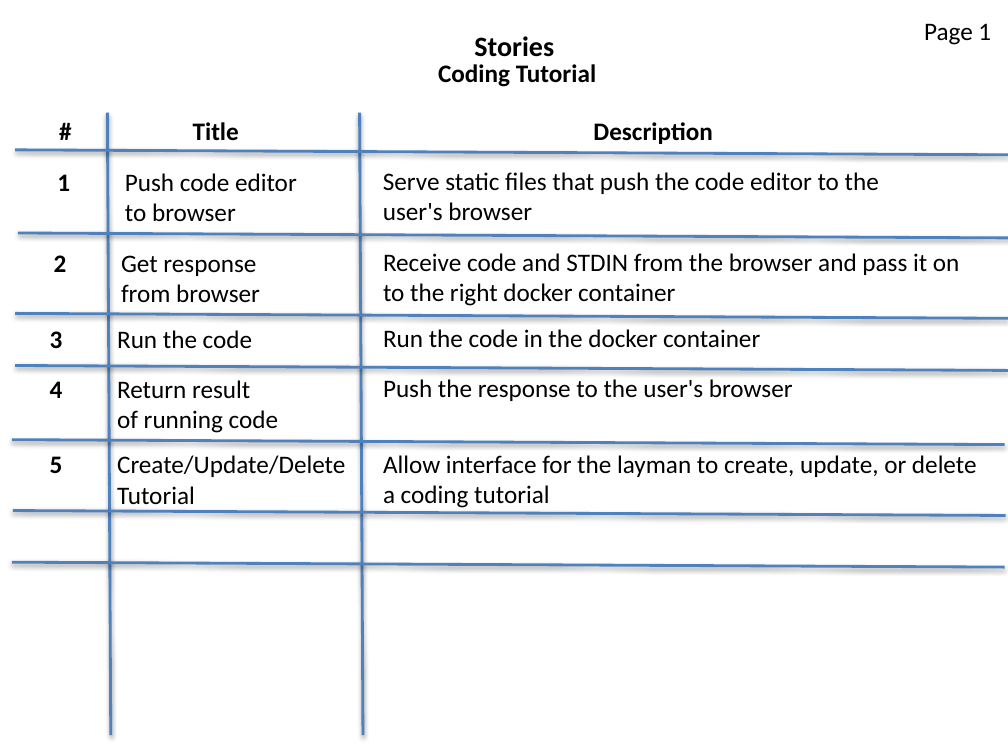
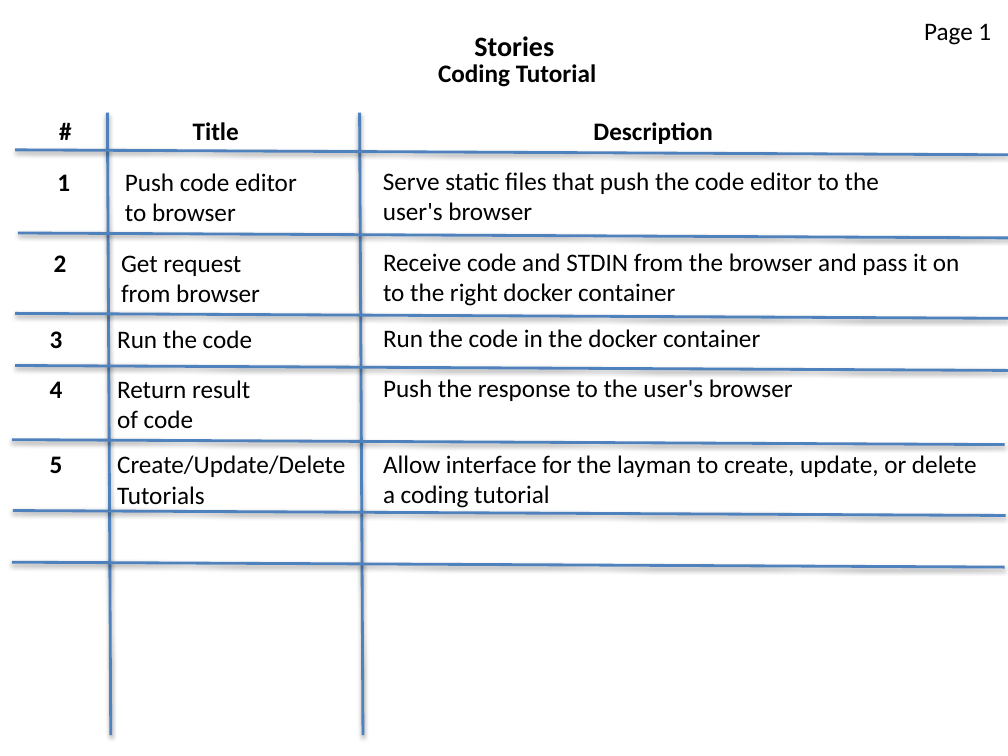
Before and after one commit to strangeprogrammer/CodeTutorials, a slide deck: slide 4 of TPS_Stories.pptx (slide 3 before the commit). Drawn at 1008x756 pixels with LibreOffice and Linux fonts; fonts in the diff are those of the drawing. Boxes give left, top, right and bottom in pixels: in the first picture for what was removed or moved away, otherwise in the second. Text is boxed around its words. In the diff, an @@ line names an element or a change of style, - is before the commit and + after.

```diff
--- a/TPS_Stories.pptx
+++ b/TPS_Stories.pptx
@@ text at box(121, 255, 241, 276): text changed @@
-Get response
+Get request
@@ text at box(117, 380, 250, 428): text changed @@
-Return result
-of running code
+Return result
+of code
@@ text at box(117, 486, 205, 510): text changed @@
-Tutorial
+Tutorials
```
Also in this commit, not shown: 1 other slide changed, 1 slide added, 12 other files.
